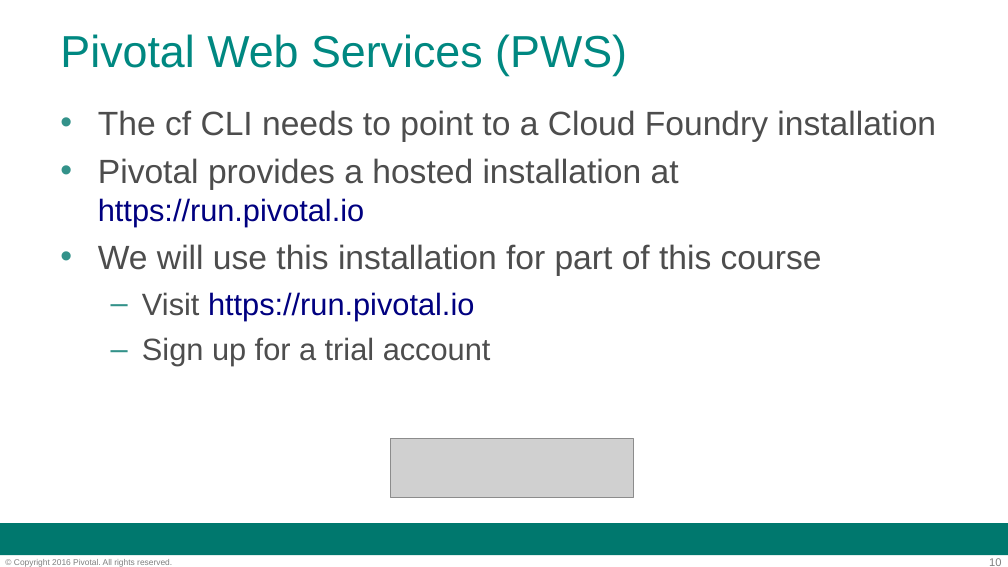
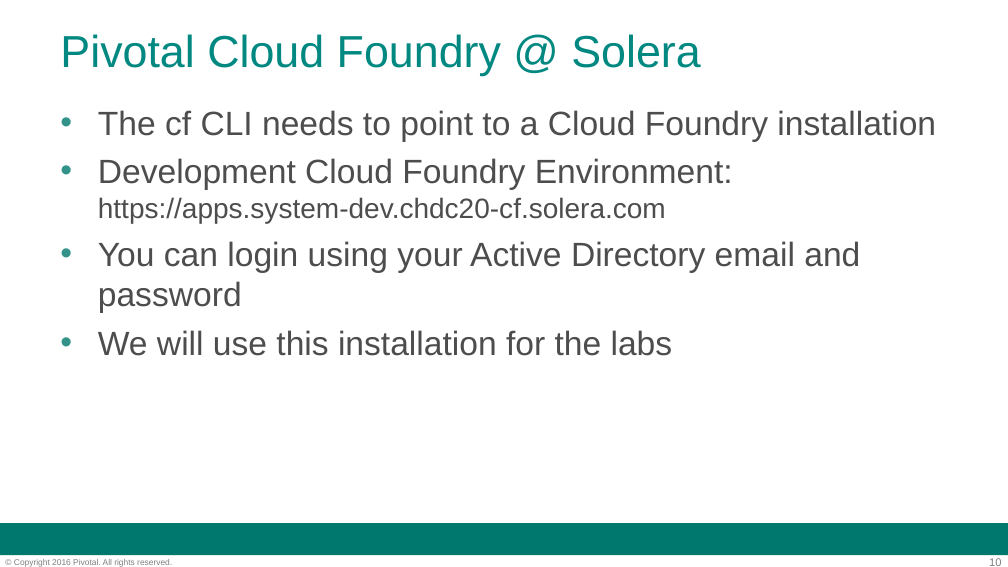
Before and after one commit to codehopper-uk/pcf-workshop, a slide deck: slide 10 of applications/slides/day-1/02-cli.ppt. Drawn at 1008x567 pixels with LibreOffice and Linux fonts; fonts in the diff are those of the drawing; grey boxes stand for pictures; background and template pictures are left out. Boxes give left, top, right and bottom in pixels: in the first picture for what was removed or moved away, otherwise in the second. Text is boxed around its words. In the diff, an @@ line names an element or a change of style, - is before the commit and + after.

```diff
--- a/applications/slides/day-1/02-cli.ppt
+++ b/applications/slides/day-1/02-cli.ppt
@@ title at (60, 34, 700, 76): text changed @@
-Pivotal Web Services (PWS)
+Pivotal Cloud Foundry @ Solera
@@ text at (98, 158, 860, 356): text changed @@
-• Pivotal provides a hosted installation at https://run.pivotal.io
-• We will use this installation for part of this course
-  – Visit https://run.pivotal.io
-  – Sign up for a trial account
+• Development Cloud Foundry Environment: https://apps.system-dev.chdc20-cf.solera.com
+• You can login using your Active Directory email and password
+• We will use this installation for the labs
@@ picture removed at (390, 438, 633, 497) @@
```
Also in this commit, not shown: 3 other slides changed, 1 other file.
